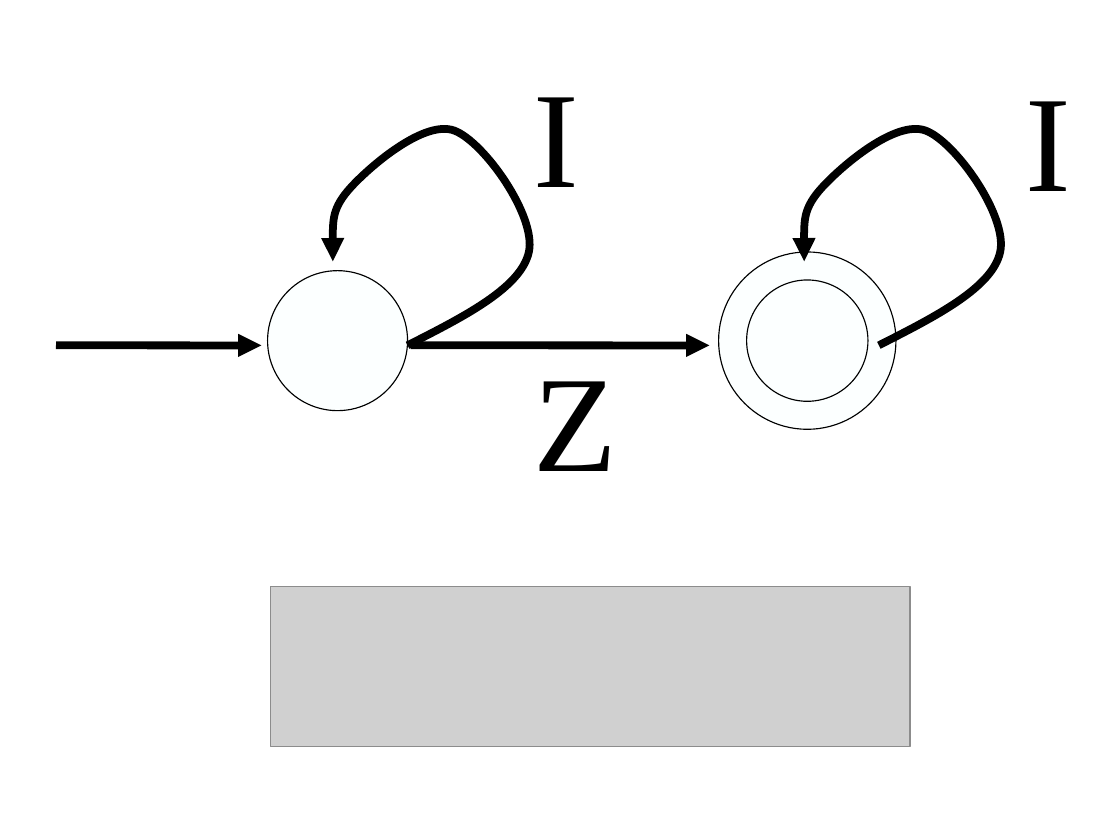
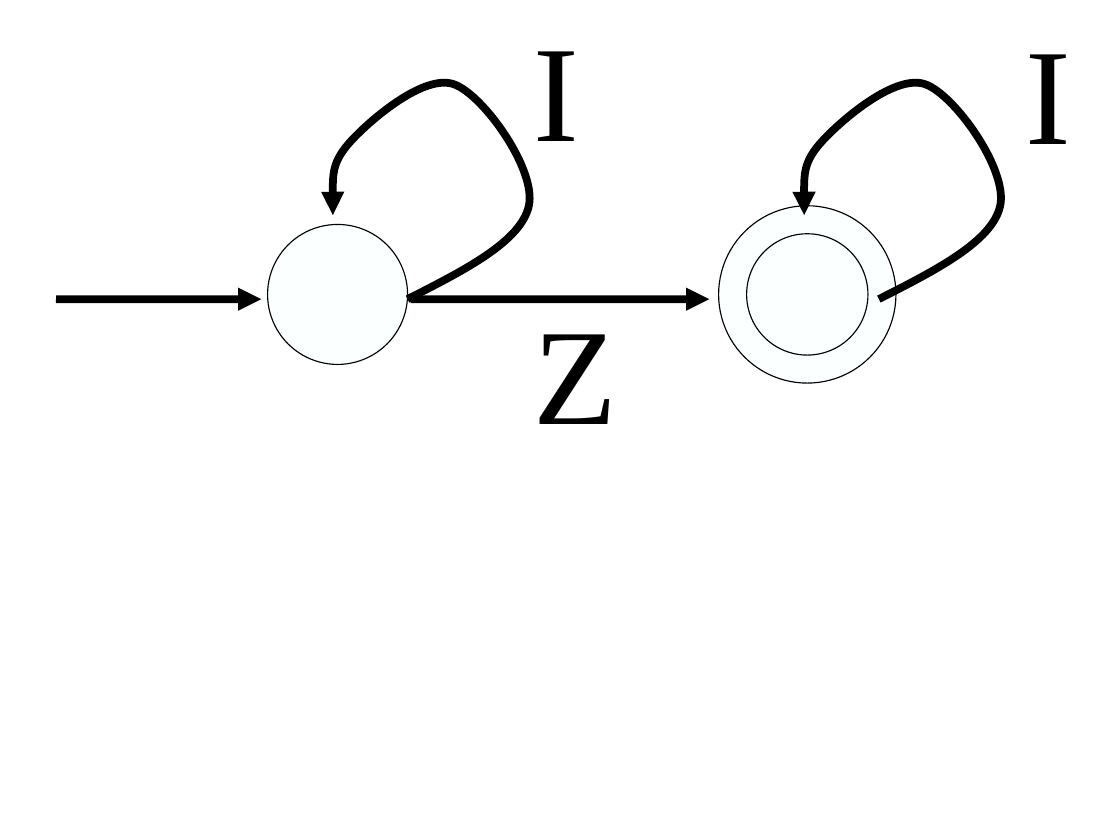
Before and after one commit to gcross/QC-Talks, a slide deck: slide 60 of GeneralExam/WeaponsOfMassSimulation.odp (slide 69 before the commit). Drawn at 1120x840 pixels with LibreOffice and Linux fonts; fonts in the diff are those of the drawing; grey boxes stand for pictures; background and template pictures are left out. Boxes give left, top, right and bottom in pixels: in the first picture for what was removed or moved away, otherwise in the second. Text is boxed around its words. In the diff, an @@ line names an element or a change of style, - is before the commit and + after.

```diff
--- a/GeneralExam/WeaponsOfMassSimulation.odp
+++ b/GeneralExam/WeaponsOfMassSimulation.odp
@@ 3 texts, 3 ellipses, 2 arrows, 2 freeform shapes: place and size @@
-3 texts, 3 ellipses, 2 arrows, 2 freeform shapes at bbox=[56, 97, 1072, 471]
+3 texts, 3 ellipses, 2 arrows, 2 freeform shapes at bbox=[56, 51, 1072, 424]
@@ picture removed at bbox=[271, 587, 911, 747] @@
```
Also in this commit, not shown: 11 other slides changed, 1 slide added, 29 slides removed.
